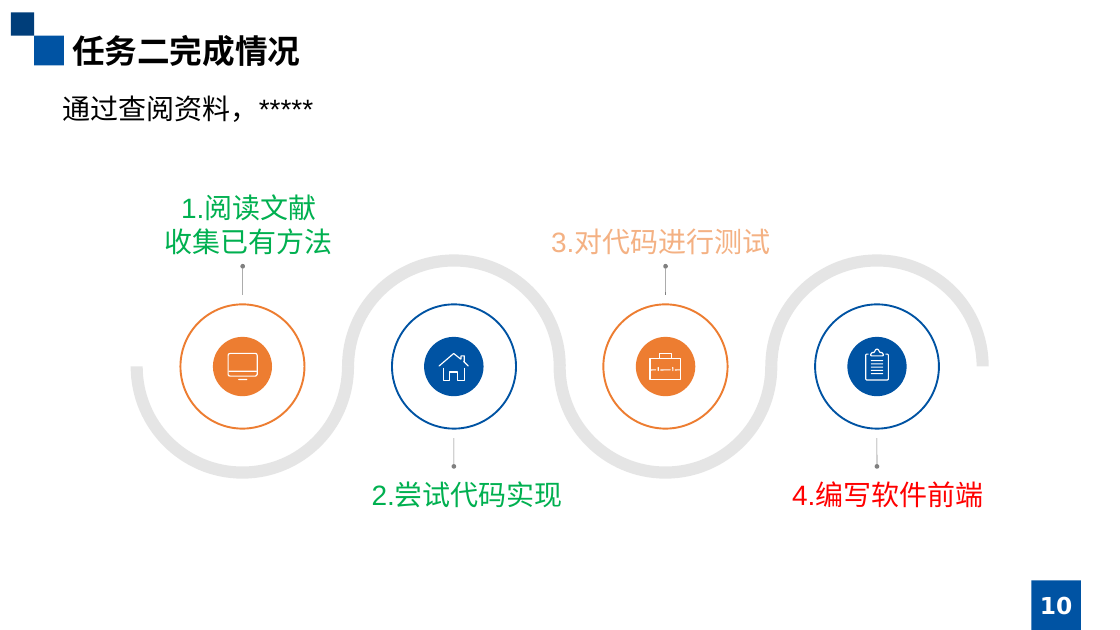
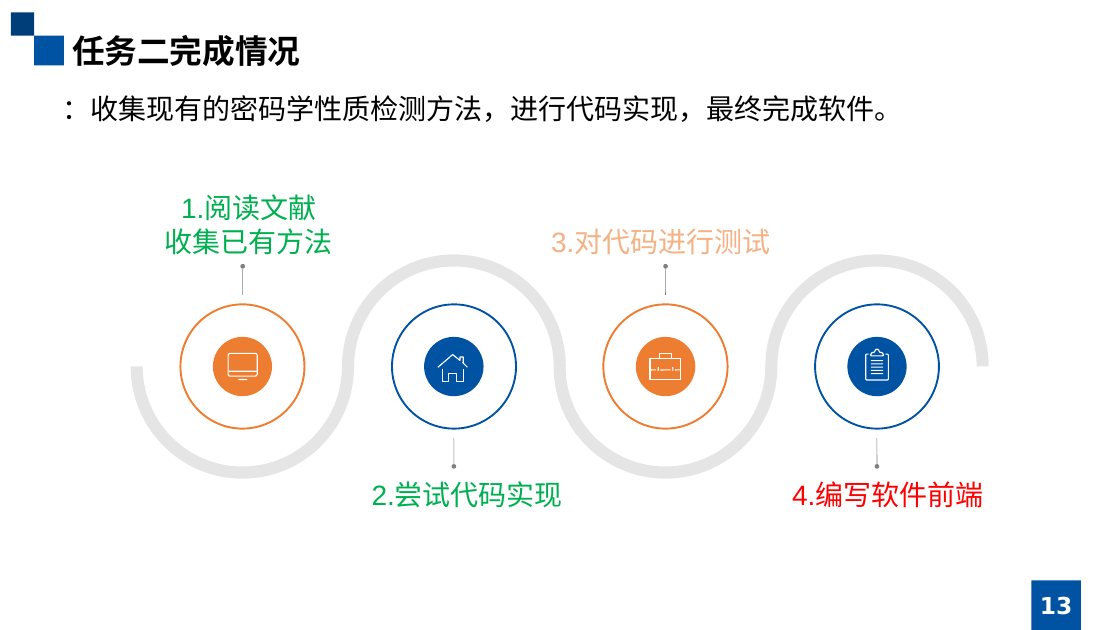
Before and after one commit to GRHun/SBoxDetection, a slide deck: slide 13 of doc/中期答辩.pptx (slide 10 before the commit). Drawn at 1120x630 pixels with LibreOffice and Linux fonts; fonts in the diff are those of the drawing. Boxes give left, top, right and bottom in pixels: in the first picture for what was removed or moved away, otherwise in the second. Text is boxed around its words. In the diff, an @@ line names an element or a change of style, - is before the commit and + after.

```diff
--- a/doc/中期答辩.pptx
+++ b/doc/中期答辩.pptx
@@ text at [63,95,903,122]: text changed; font Arial to DejaVu Sans @@
-通过查阅资料，*****
+：收集现有的密码学性质检测方法，进行代码实现，最终完成软件。
@@ freeform shape at [439,355,468,367]: outline redrawn @@
@@ freeform shape at [443,370,464,381]: outline redrawn @@
@@ page number at [1040,596,1072,615]: text changed @@
-10
+13
```
Also in this commit, not shown: 7 other slides changed, 5 slides added, 3 slides removed, 7 other files.
